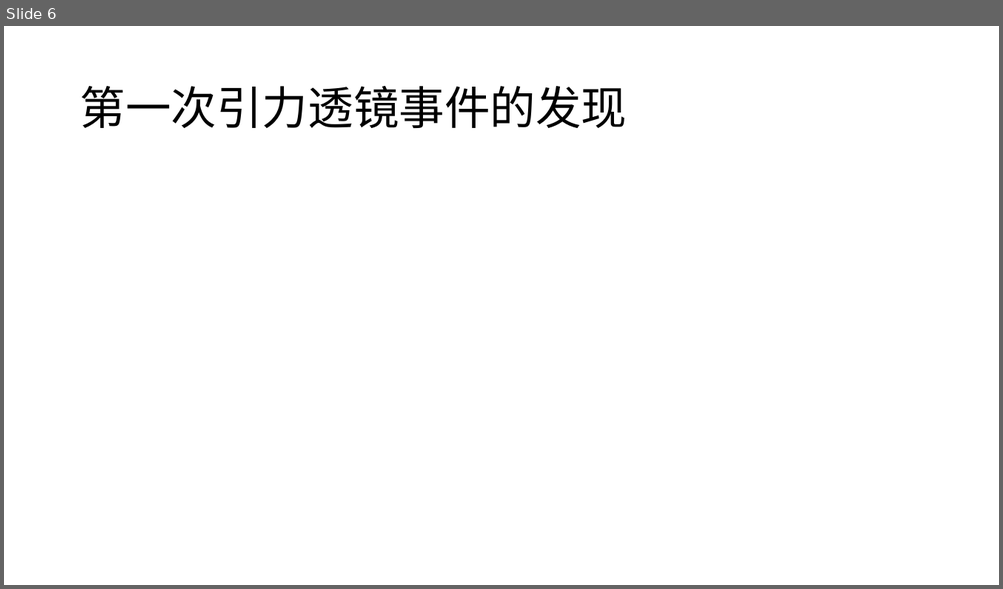
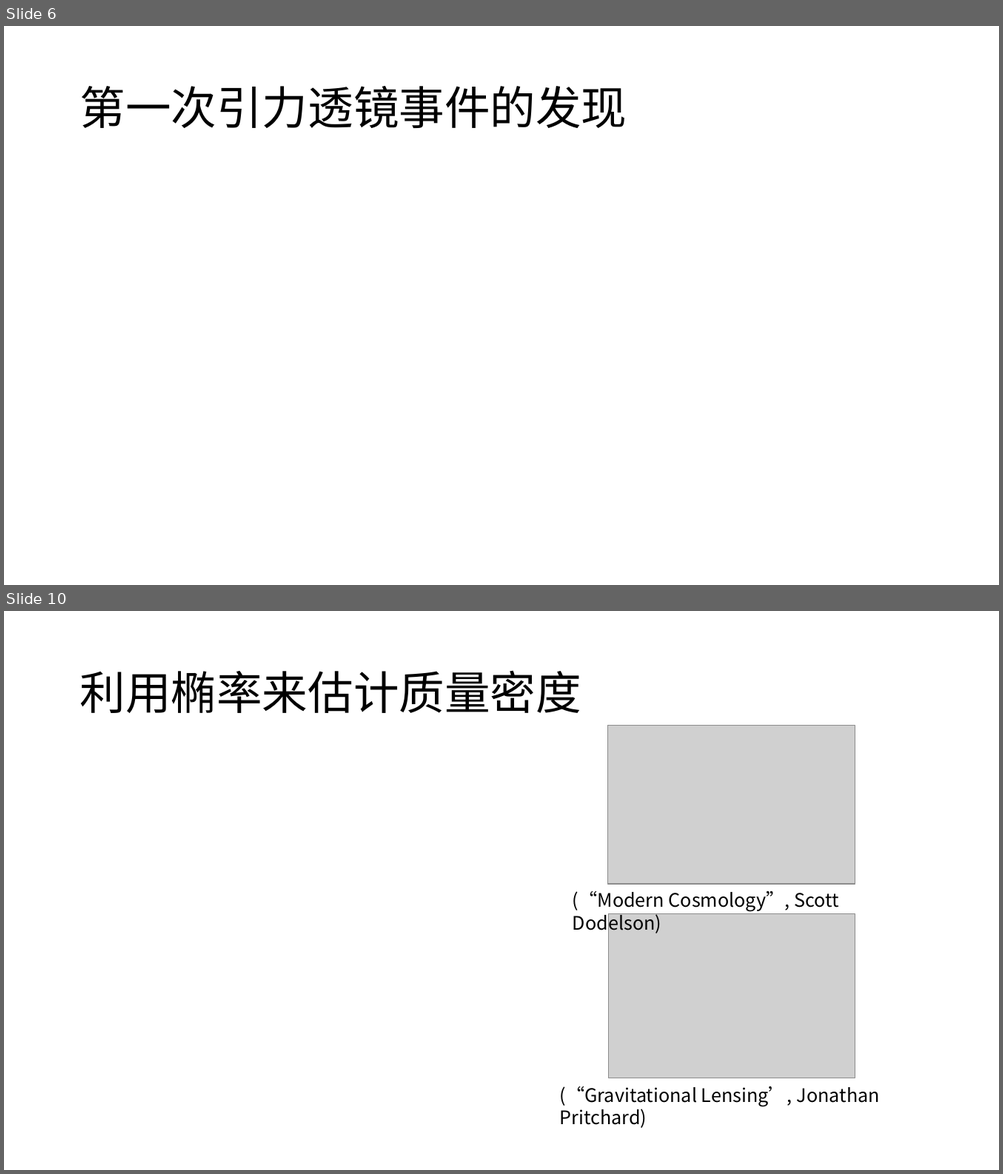
Before and after one commit to willlake/Gravitational-lens, a slide deck: Gravitational lens.pptx. Shown one above the other, each under a label of ours: slide 6 before the commit, slides 6 and 10 after it; the slides between them are not shown. The pictures are 1003x589 and 1003x1174 pixels, drawn with LibreOffice and Linux fonts; fonts in the diff are those of the drawing; grey boxes stand for pictures. Boxes give left, top, right and bottom in pixels: in the first picture for what was removed or moved away, otherwise in the second. Text is boxed around its words. In the diff, an @@ line names an element or a change of style, - is before the commit and + after.

```diff
--- a/Gravitational lens.pptx
+++ b/Gravitational lens.pptx
@@ slide 10 added at <box>4,611,999,1170</box>, background #FFFFFF @@
@@ title added at <box>79,670,581,713</box>, 44 pt, text #000000 @@
+利用椭率来估计质量密度
@@ picture added at <box>608,726,854,885</box> @@
@@ text added at <box>572,891,839,934</box>, 18 pt, text #000000 @@
+(“Modern Cosmology”, Scott Dodelson)
@@ picture added at <box>609,914,854,1079</box> @@
@@ text added at <box>560,1086,879,1128</box>, 18 pt, text #000000 @@
+(“Gravitational Lensing’, Jonathan Pritchard)
```
Also in this commit, not shown: 1 slide changed, 5 other slides added, 1 slide removed, 3 other files.
